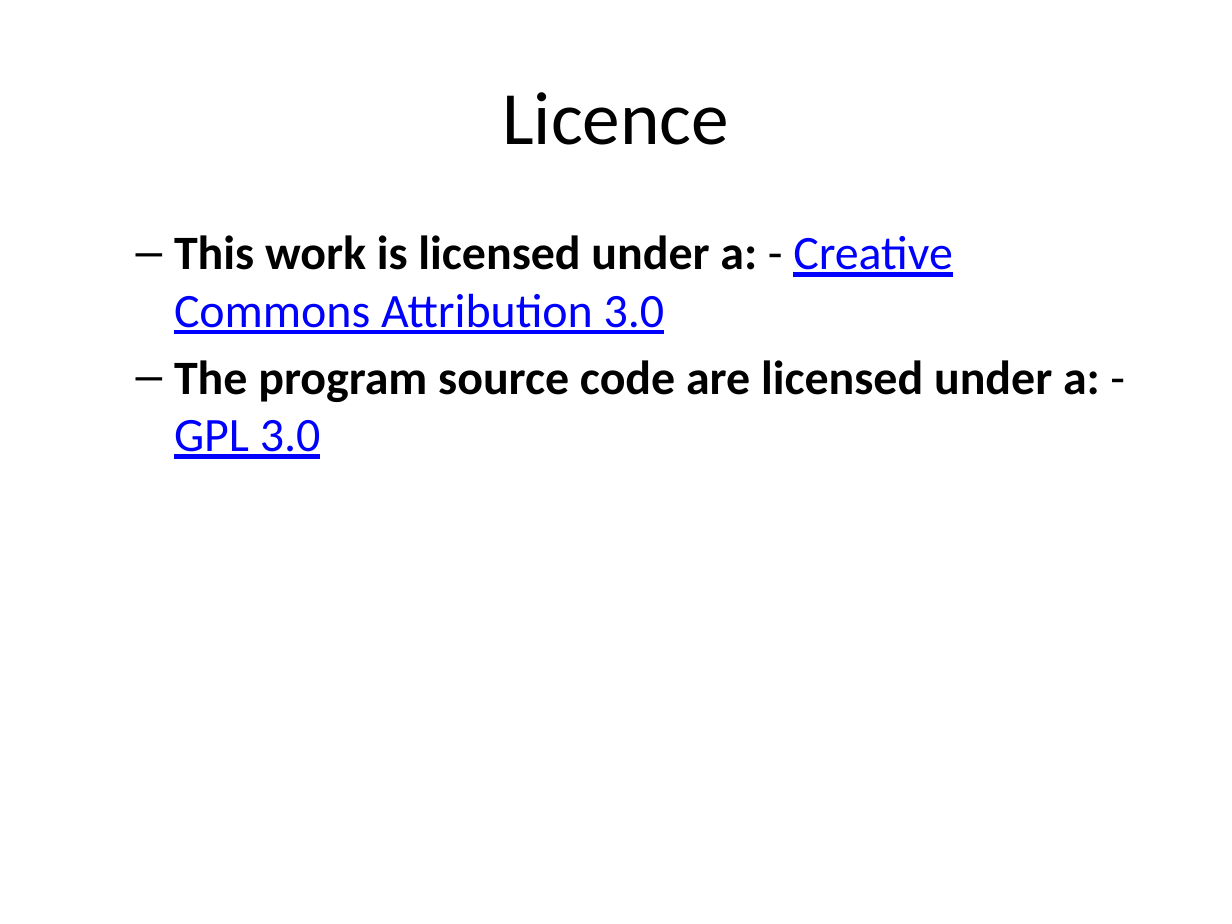
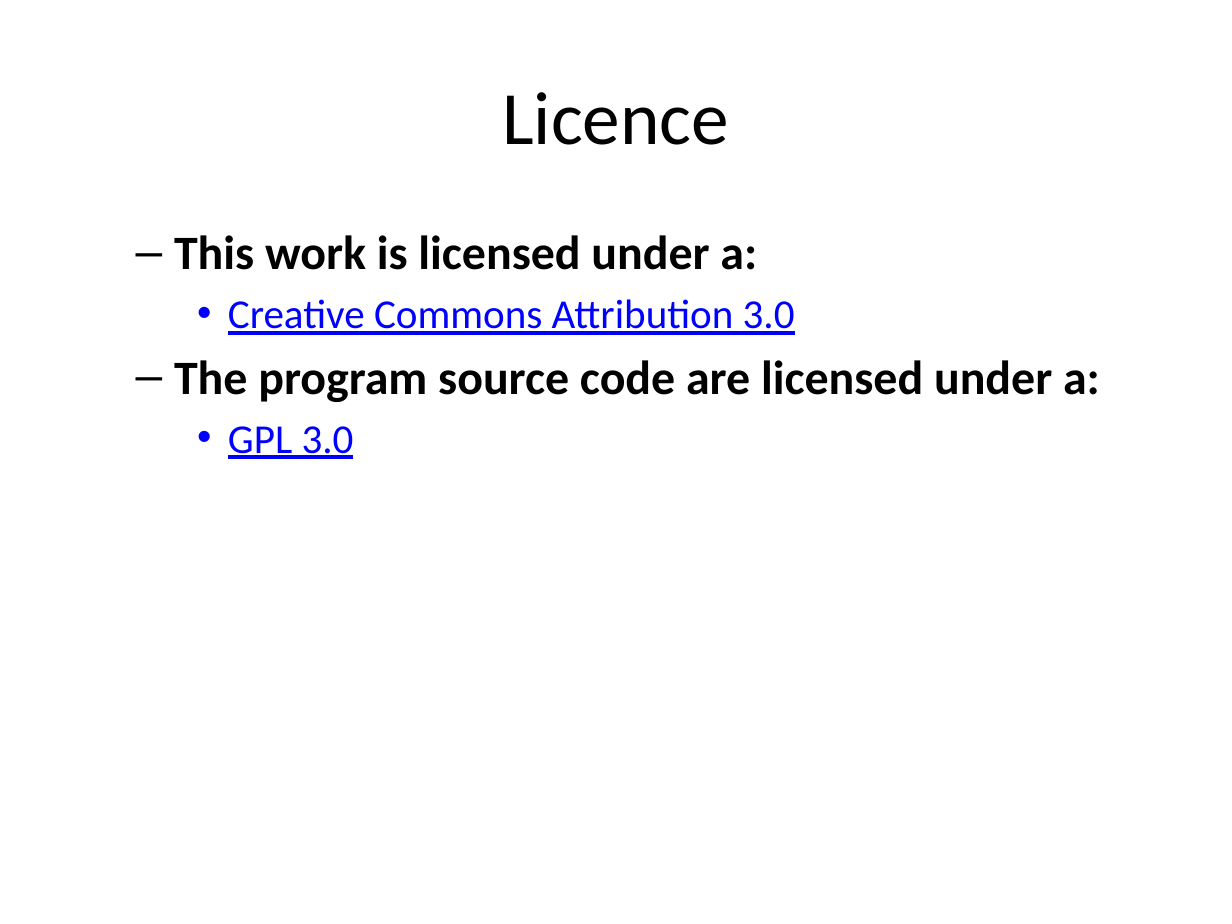
Before and after one commit to asanzdiego/markdownslides, a slide deck: slide 8 of doc/export/readme-slides-plus.pptx. Drawn at 1232x924 pixels with LibreOffice and Linux fonts; fonts in the diff are those of the drawing. Boxes give left, top, right and bottom in pixels: in the first picture for what was removed or moved away, otherwise in the second. Text is boxed around its words. In the diff, an @@ line names an element or a change of style, - is before the commit and + after.

```diff
--- a/doc/export/readme-slides-plus.pptx
+++ b/doc/export/readme-slides-plus.pptx
@@ text at [174,235,1100,459]: text changed @@
-  – This work is licensed under a: - Creative Commons Attribution 3.0
-  – The program source code are licensed under a: - GPL 3.0
+  – This work is licensed under a:
+    • Creative Commons Attribution 3.0
+  – The program source code are licensed under a:
+    • GPL 3.0
```
Also in this commit, not shown: 2 other slides changed, 1 slide added, 51 other files.
